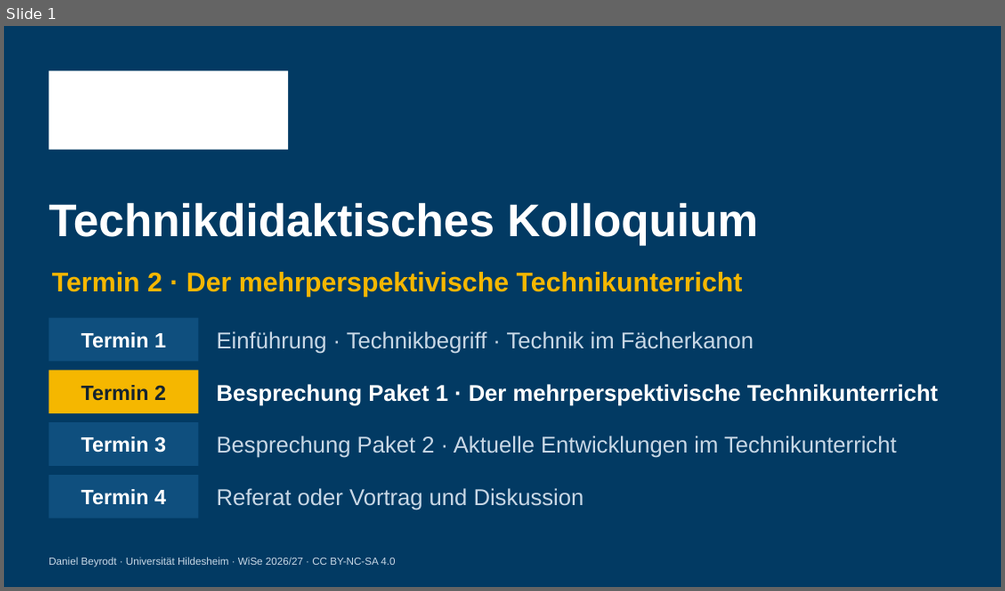
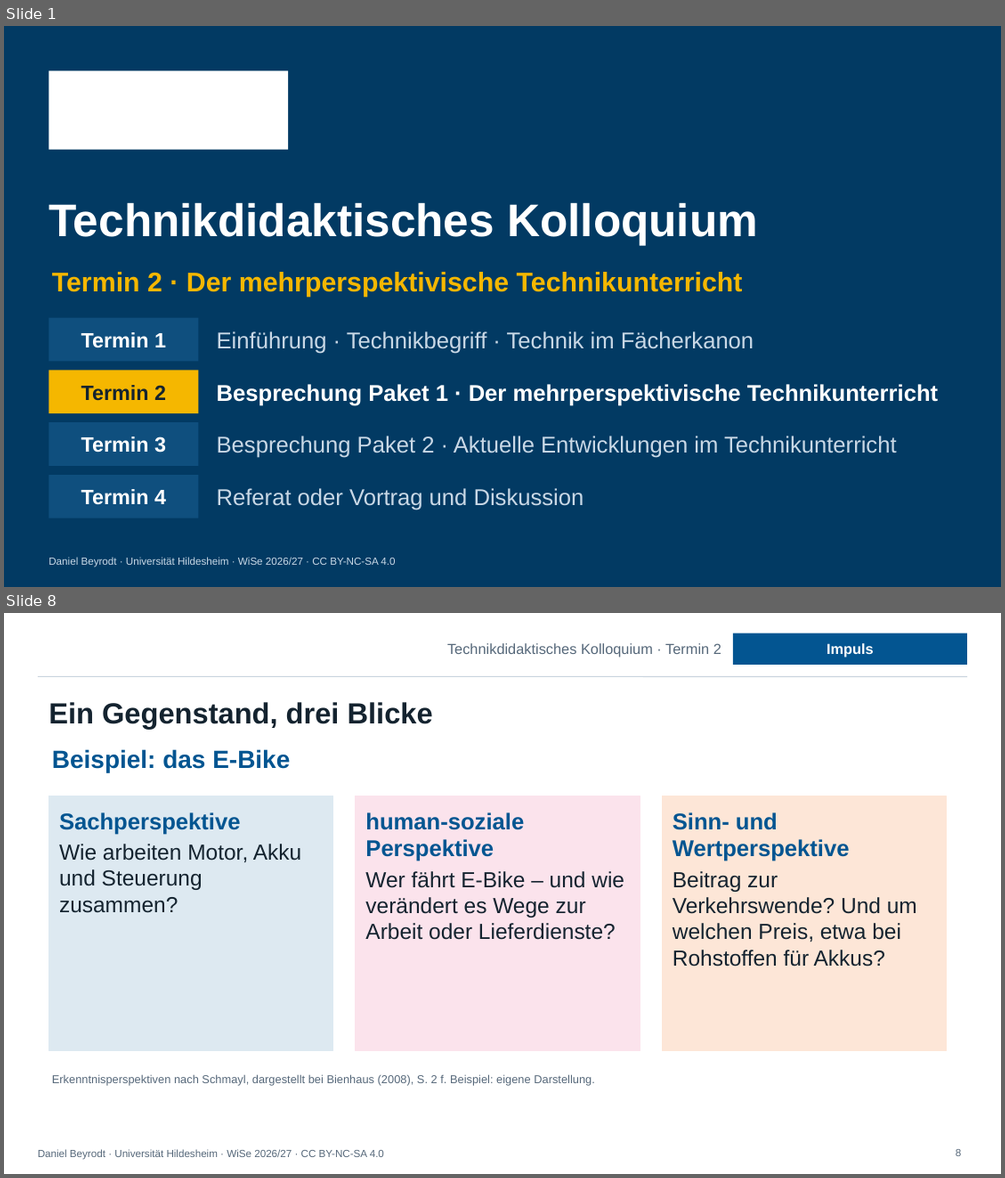
Before and after one commit to deinTechniklehrer/Uni-Hildesheim, a slide deck: technikdidaktisches-kolloquium/praesentationen/TdK_Termin-2_Mehrperspektivischer-Technikunterricht.pptx. Shown one above the other, each under a label of ours: slide 1 before the commit, slides 1 and 8 after it; the slides between them are not shown. The pictures are 1005x591 and 1005x1178 pixels, drawn with LibreOffice and Linux fonts; fonts in the diff are those of the drawing; background and template pictures are left out. Boxes give left, top, right and bottom in pixels: in the first picture for what was removed or moved away, otherwise in the second. Text is boxed around its words. In the diff, an @@ line names an element or a change of style, - is before the commit and + after.

```diff
--- a/technikdidaktisches-kolloquium/praesentationen/TdK_Termin-2_Mehrperspektivischer-Technikunterricht.pptx
+++ b/technikdidaktisches-kolloquium/praesentationen/TdK_Termin-2_Mehrperspektivischer-Technikunterricht.pptx
@@ slide 8 added at <box>4,613,1001,1174</box>, background #FFFFFF @@
@@ rectangle added at <box>733,633,967,665</box>, fill #035591, 14 pt, text #FFFFFF, bold @@
+Impuls
@@ text added at <box>447,643,721,657</box>, 14 pt, text #56687A @@
+Technikdidaktisches Kolloquium · Termin 2
@@ line added from (38, 676) to (967, 676), #C9D4DE 1 pt @@
@@ text added at <box>48,702,433,729</box>, 28 pt, text #14232F, bold @@
+Ein Gegenstand, drei Blicke
@@ text added at <box>52,749,290,772</box>, 24 pt, text #035591, bold @@
+Beispiel: das E-Bike
@@ rectangle added at <box>48,796,333,1051</box>, fill #DDE9F1, outline #DDE9F1 0.5 pt, 21 pt, text #14232F @@
+Sachperspektive
+Wie arbeiten Motor, Akku und Steuerung zusammen?
@@ rectangle added at <box>356,796,639,1051</box>, fill #FBE3EC, outline #FBE3EC 0.5 pt, 21 pt, text #14232F @@
+human-soziale Perspektive
+Wer fährt E-Bike – und wie verändert es Wege zur Arbeit oder Lieferdienste?
@@ rectangle added at <box>662,796,947,1051</box>, fill #FDE6D7, outline #FDE6D7 0.5 pt, 21 pt, text #14232F @@
+Sinn- und Wertperspektive
+Beitrag zur Verkehrswende? Und um welchen Preis, etwa bei Rohstoffen für Akkus?
@@ text added at <box>52,1074,595,1086</box>, 11 pt, text #56687A @@
+Erkenntnisperspektiven nach Schmayl, dargestellt bei Bienhaus (2008), S. 2 f. Beispiel: eigene Darstellung.
@@ text added at <box>38,1149,384,1159</box>, 10 pt, text #56687A @@
+Daniel Beyrodt · Universität Hildesheim · WiSe 2026/27 · CC BY-NC-SA 4.0
@@ page number added at <box>955,1149,961,1156</box>, 10 pt, text #56687A @@
+8
```
Also in this commit, not shown: 8 slides changed, 5 other slides added, 1 slide removed, 8 other files.
